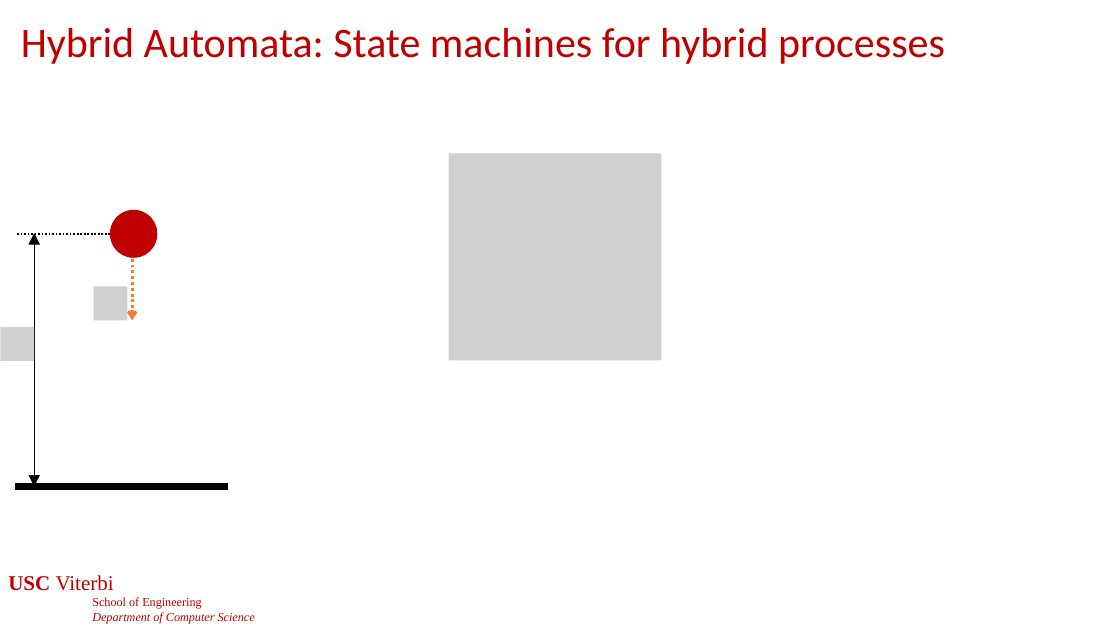
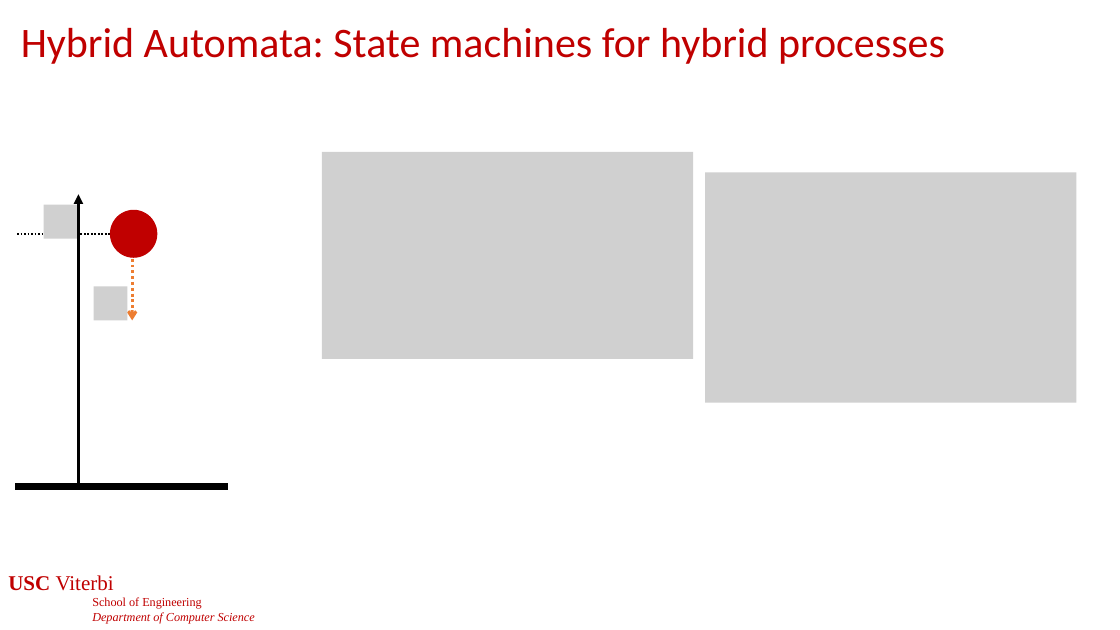
Before and after one commit to jdeshmukh/jdeshmukh.github.io, a slide deck: slide 23 of teaching/cs513-autocps-fall-2025/slides/HybridSystems.pptx. Drawn at 1120x630 pixels with LibreOffice and Linux fonts; fonts in the diff are those of the drawing; grey boxes stand for pictures; background and template pictures are left out. Boxes give left, top, right and bottom in pixels: in the first picture for what was removed or moved away, otherwise in the second. Text is boxed around its words. In the diff, an @@ line names an element or a change of style, - is before the commit and + after.

```diff
--- a/teaching/cs513-autocps-fall-2025/slides/HybridSystems.pptx
+++ b/teaching/cs513-autocps-fall-2025/slides/HybridSystems.pptx
@@ picture: place and size @@
-picture at bbox=[449, 154, 661, 360]
+picture at bbox=[322, 152, 693, 359]
@@ picture added at bbox=[706, 172, 1077, 402] @@
@@ picture added at bbox=[44, 205, 77, 239] @@
@@ double arrow moved from (34, 233) - (34, 486) to (78, 486) - (78, 194) @@
@@ double arrow (78, 486) - (78, 194): double arrow to arrow; stroke #000000 0.5 pt to #000000 2.75 pt @@
@@ picture removed at bbox=[0, 327, 34, 360] @@
```
Also in this commit, not shown: 11 other slides changed, 1 other file.
